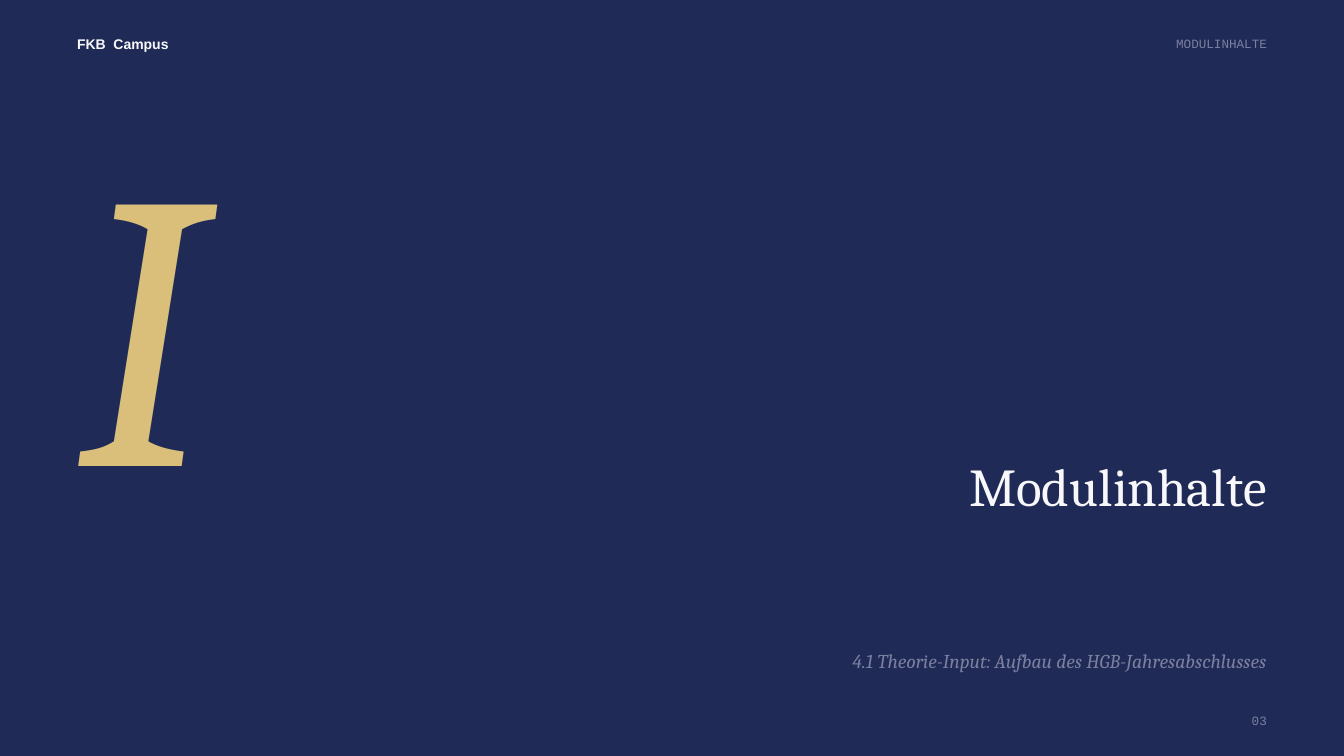
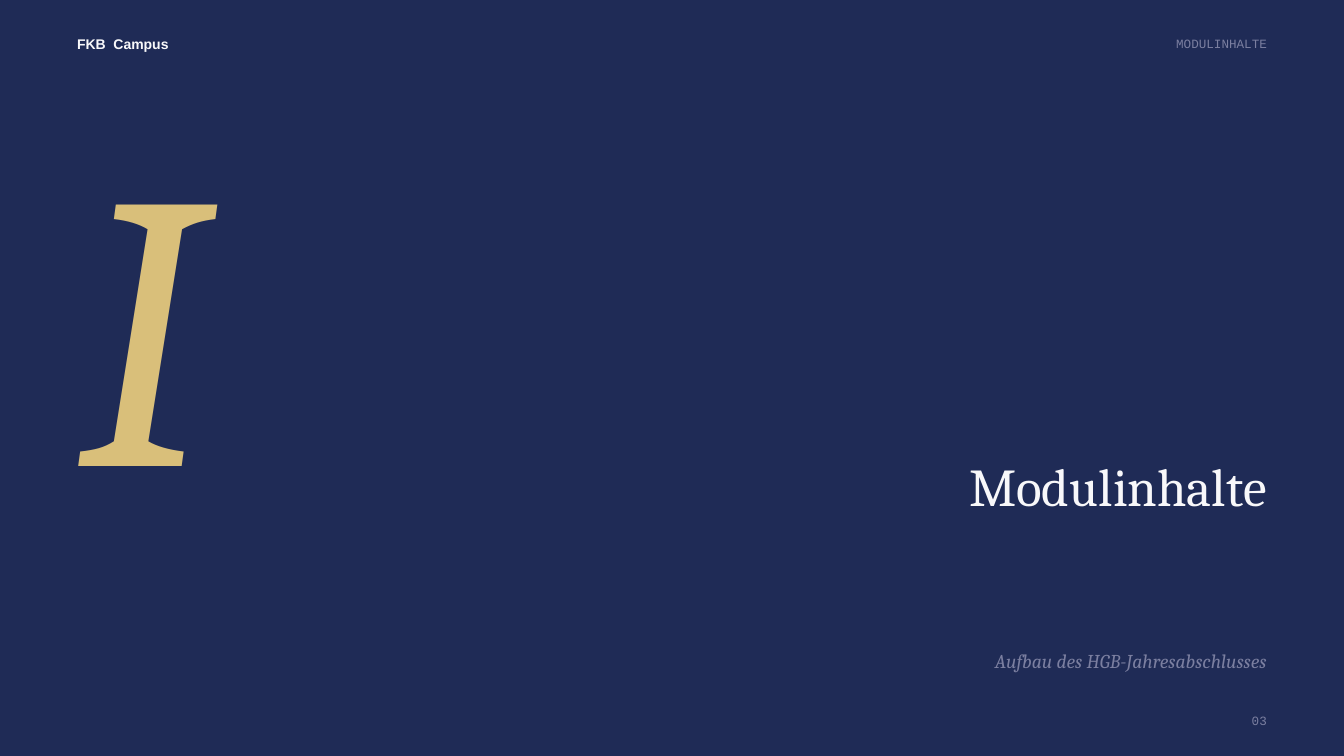
Before and after one commit to ck5rqc47pr-byte/firmenkundenakademie-online, a slide deck: slide 3 of public/downloads/praesentation/M01.pptx. Drawn at 1344x756 pixels with LibreOffice and Linux fonts; fonts in the diff are those of the drawing. Boxes give left, top, right and bottom in pixels: in the first picture for what was removed or moved away, otherwise in the second. Text is boxed around its words. In the diff, an @@ line names an element or a change of style, - is before the commit and + after.

```diff
--- a/public/downloads/praesentation/M01.pptx
+++ b/public/downloads/praesentation/M01.pptx
@@ text at bbox=[995, 654, 1267, 672]: text changed @@
-4.1 Theorie-Input: Aufbau des HGB-Jahresabschlusses
+Aufbau des HGB-Jahresabschlusses
```
Also in this commit, not shown: 10 other slides changed, 1 other file.
